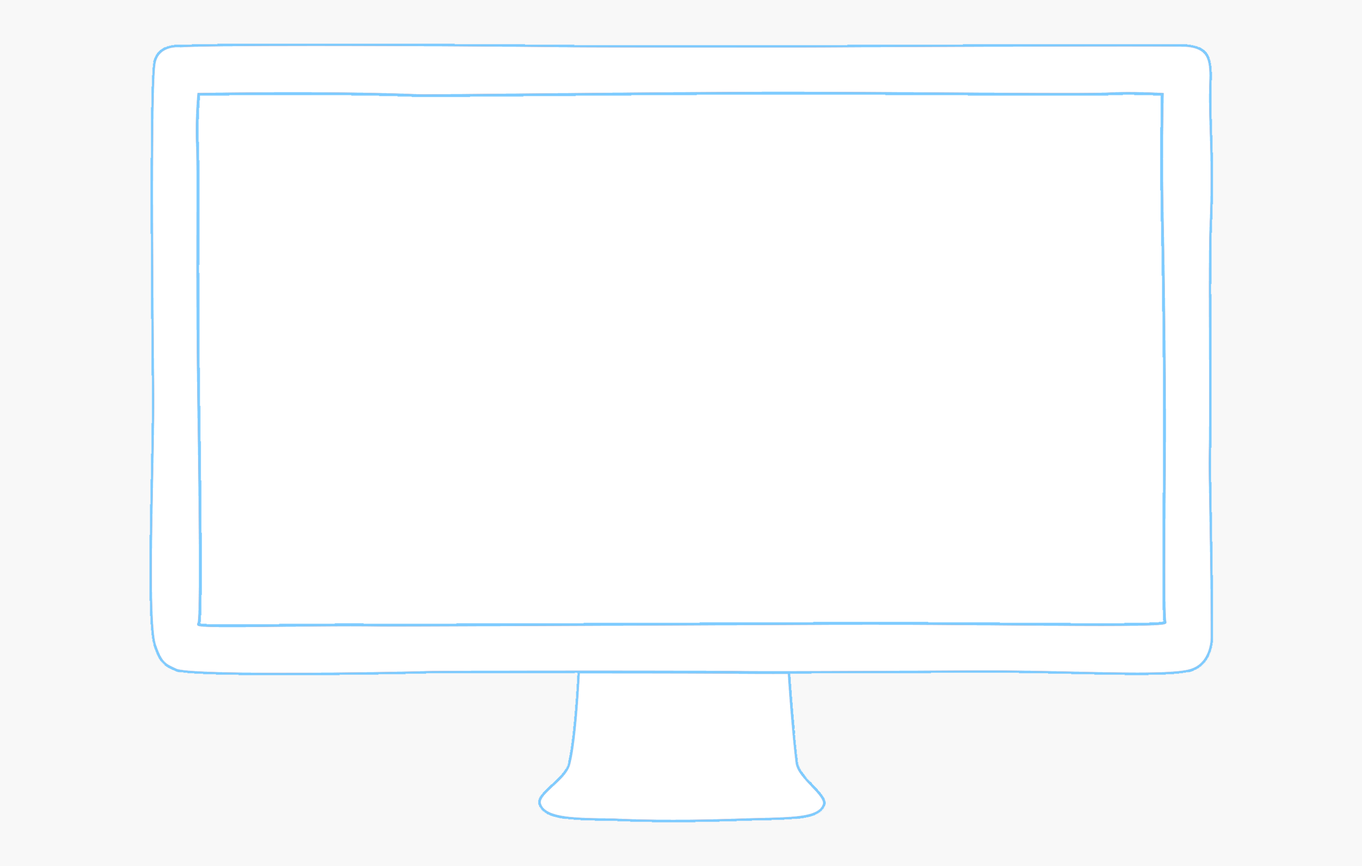
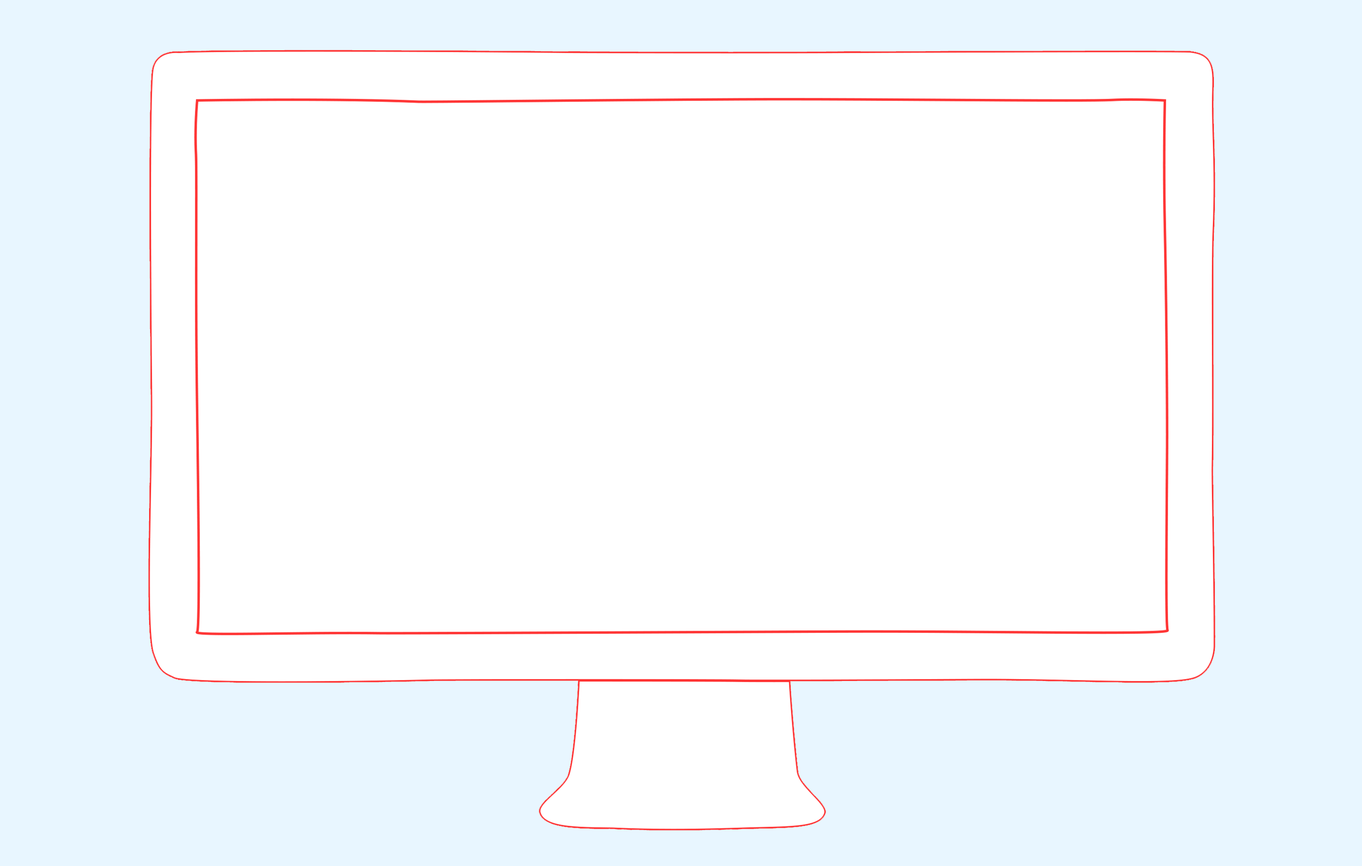
Layer changes from the first 1362 x 866 image to the second:
painted on "frames-monitor" over [0, 0, 1362, 866]
showed "Color Fill 1", painted on it over [0, 0, 1362, 866]
